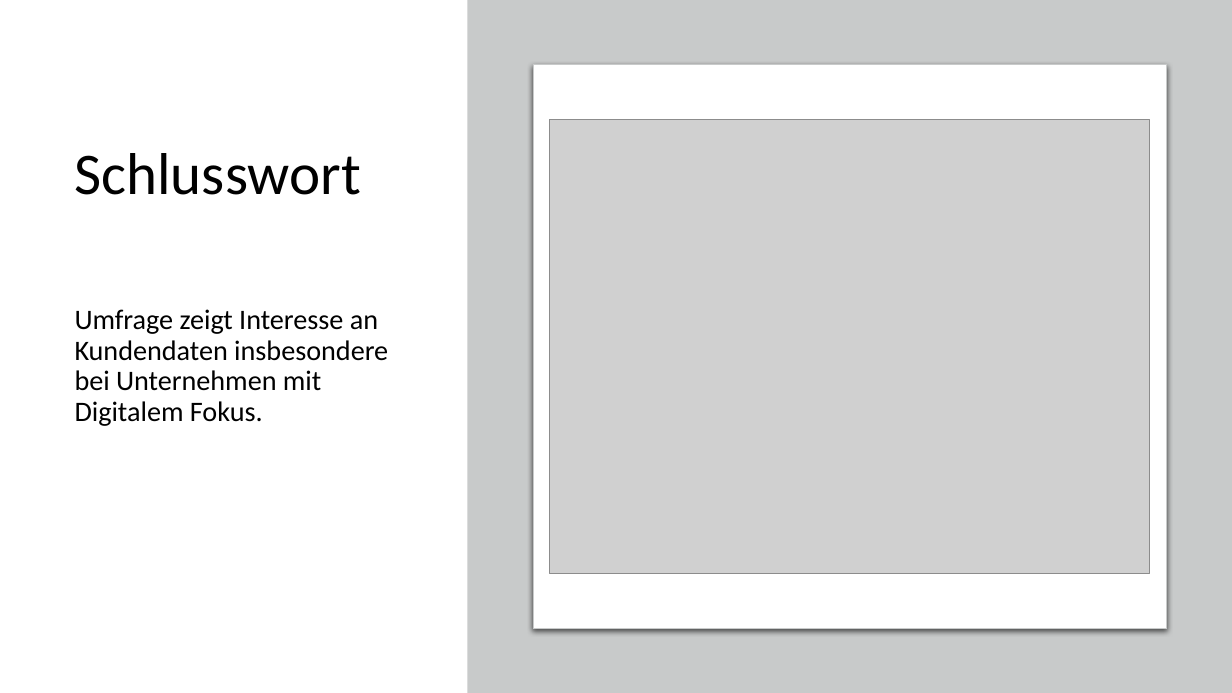
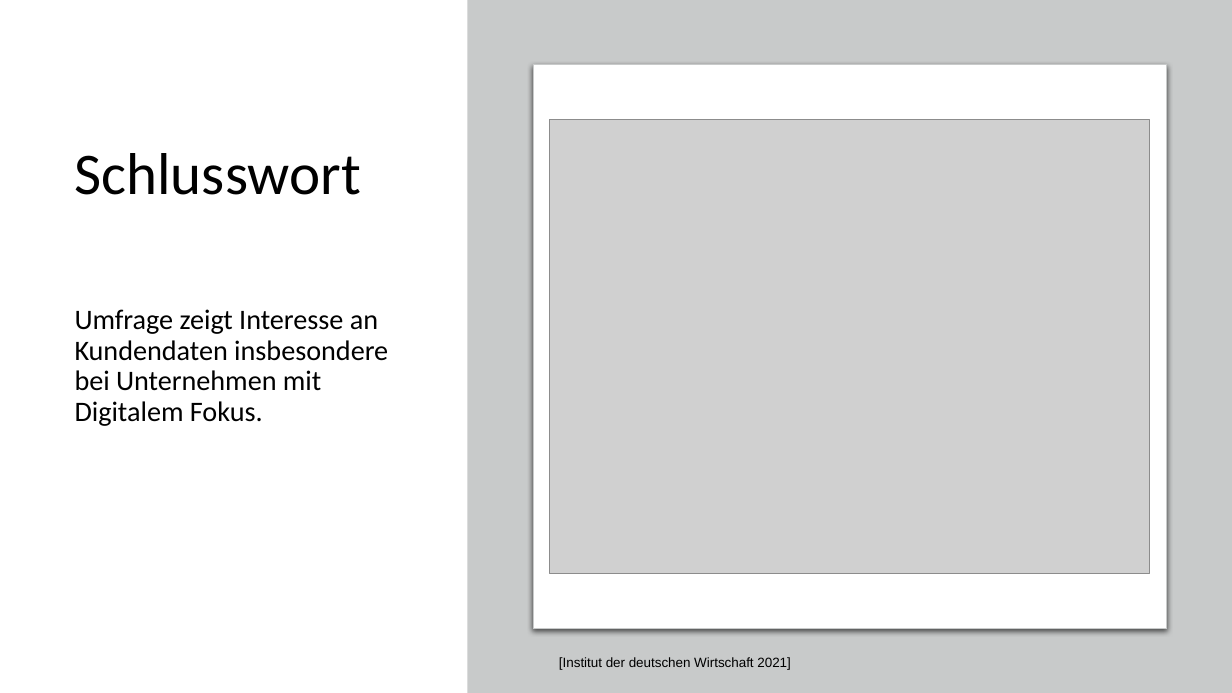
Before and after one commit to TimBoeckel/HCI-Sem-JourneyMaps, a slide deck: slide 15 of Praesentation/Präsentation_Final_Final.pptx. Drawn at 1232x693 pixels with LibreOffice and Linux fonts; fonts in the diff are those of the drawing; grey boxes stand for pictures. Boxes give left, top, right and bottom in pixels: in the first picture for what was removed or moved away, otherwise in the second. Text is boxed around its words. In the diff, an @@ line names an element or a change of style, - is before the commit and + after.

```diff
--- a/Praesentation/Präsentation_Final_Final.pptx
+++ b/Praesentation/Präsentation_Final_Final.pptx
@@ text added at [559, 657, 790, 670], 10.5 pt, text #000000 @@
+[Institut der deutschen Wirtschaft 2021]
```
Also in this commit, not shown: 7 other slides changed, 1 other file.
